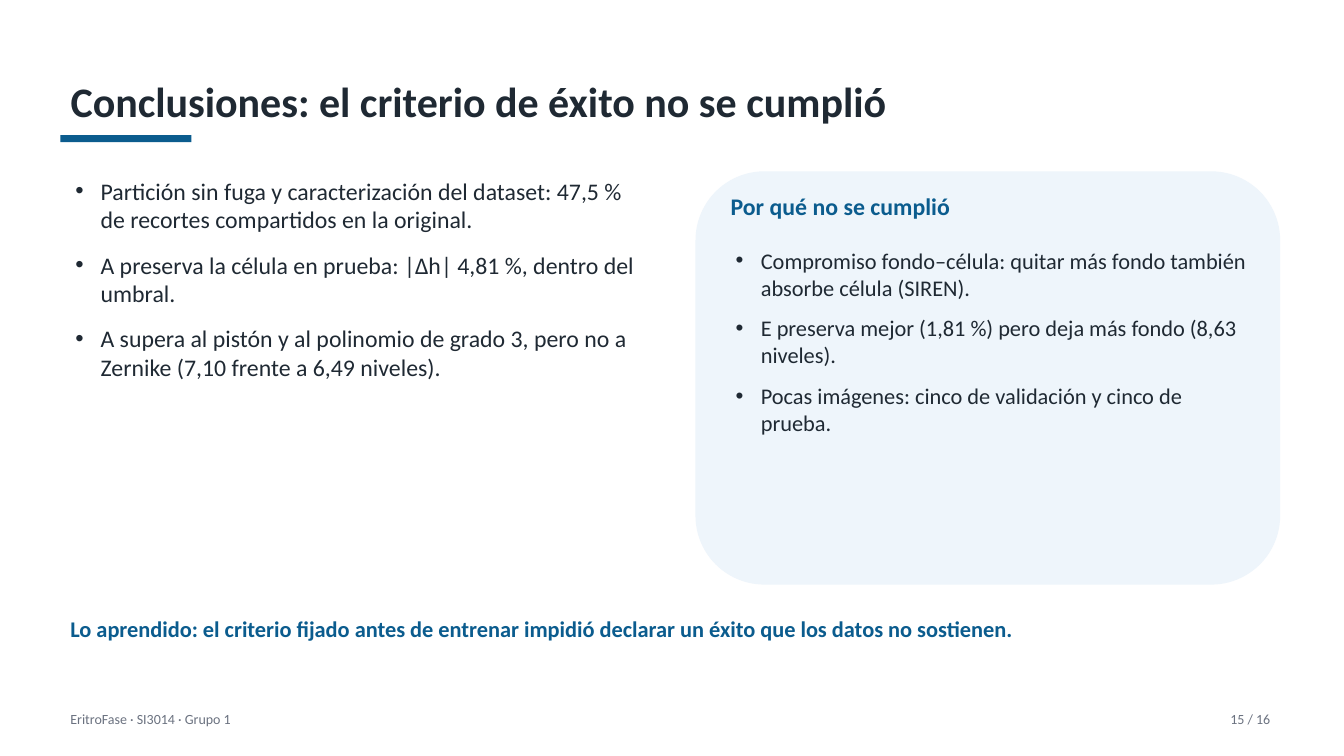
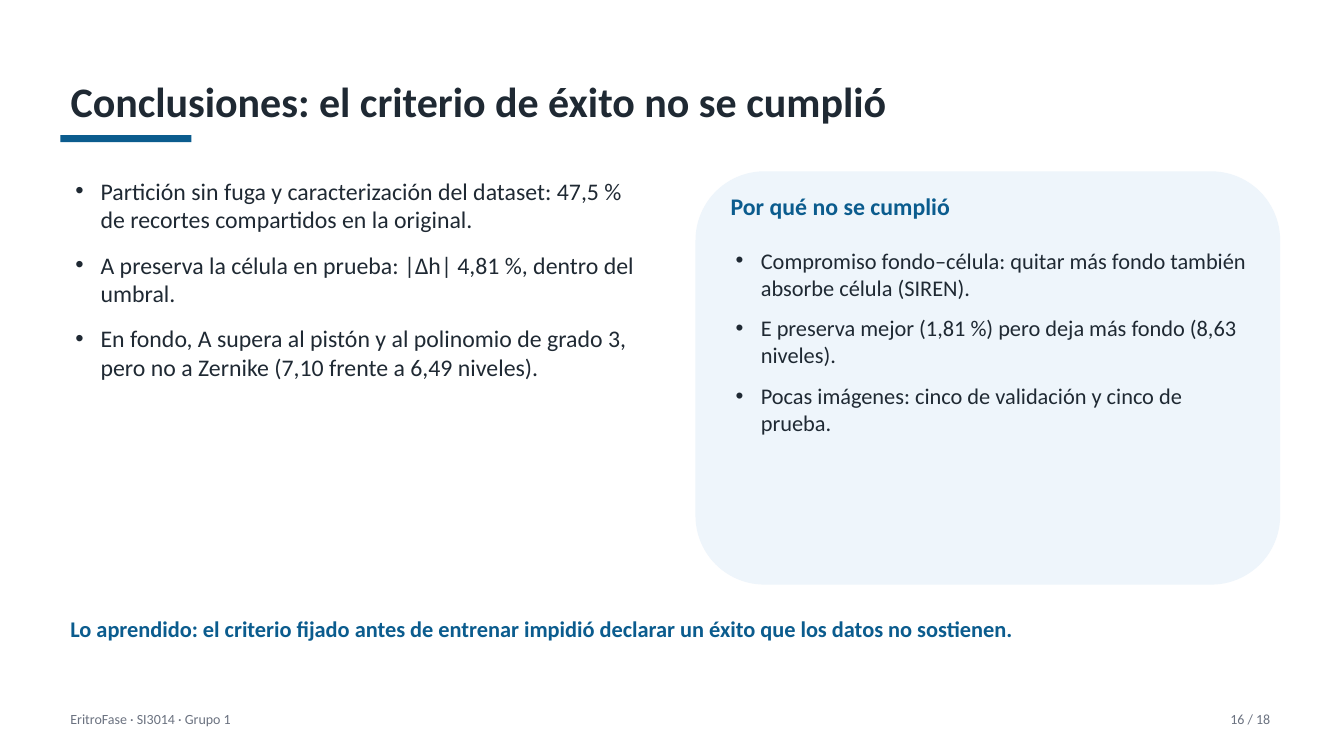
Before and after one commit to Jjes07/DeepLearning-Final, a slide deck: slide 16 of entregables/EritroFase_Sustentacion.pptx (slide 15 before the commit). Drawn at 1344x756 pixels with LibreOffice and Linux fonts; fonts in the diff are those of the drawing. Boxes give left, top, right and bottom in pixels: in the first picture for what was removed or moved away, otherwise in the second. Text is boxed around its words. In the diff, an @@ line names an element or a change of style, - is before the commit and + after.

```diff
--- a/entregables/EritroFase_Sustentacion.pptx
+++ b/entregables/EritroFase_Sustentacion.pptx
@@ text at (101,330,626,380): text changed @@
-• A supera al pistón y al polinomio de grado 3, pero no a Zernike (7,10 frente a 6,49 niveles).
+• En fondo, A supera al pistón y al polinomio de grado 3, pero no a Zernike (7,10 frente a 6,49 niveles).
@@ text at (1230,714,1270,724): text changed @@
-15 / 16
+16 / 18
```
Also in this commit, not shown: 14 other slides changed, 2 slides added, 3 other files.
